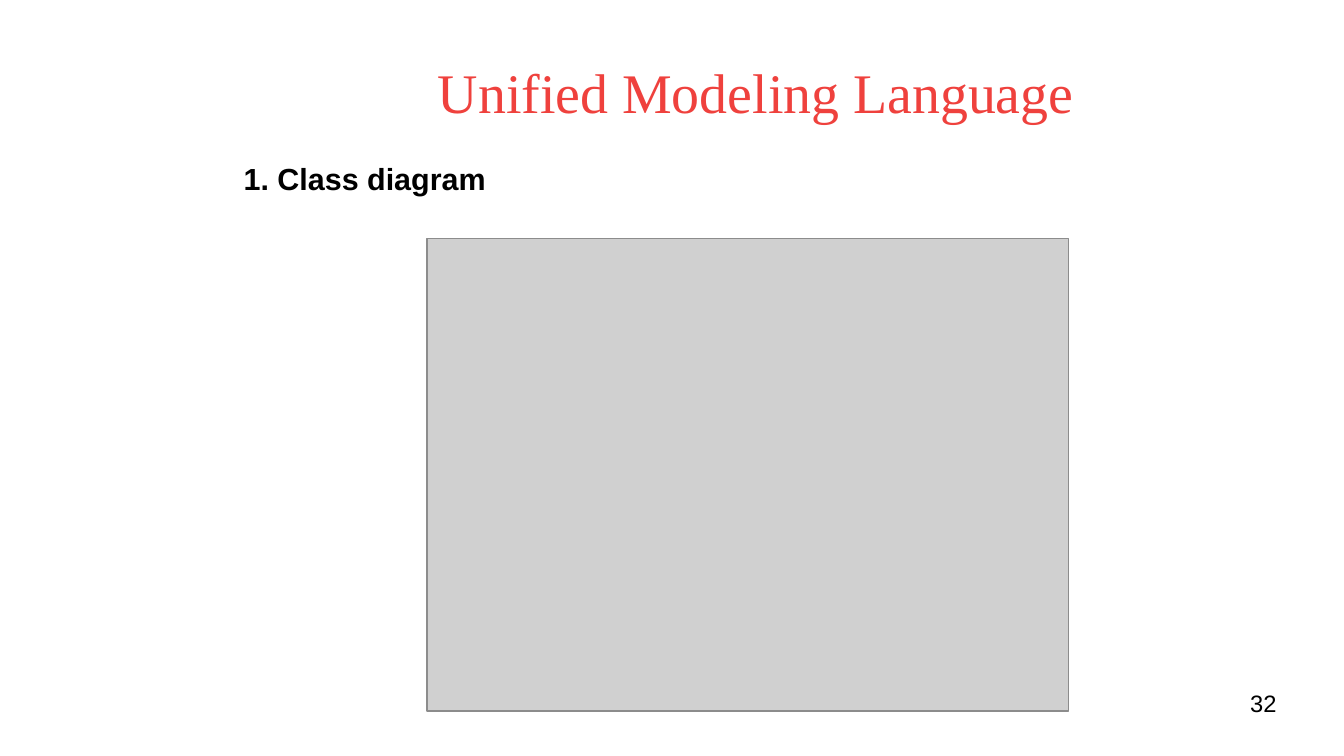
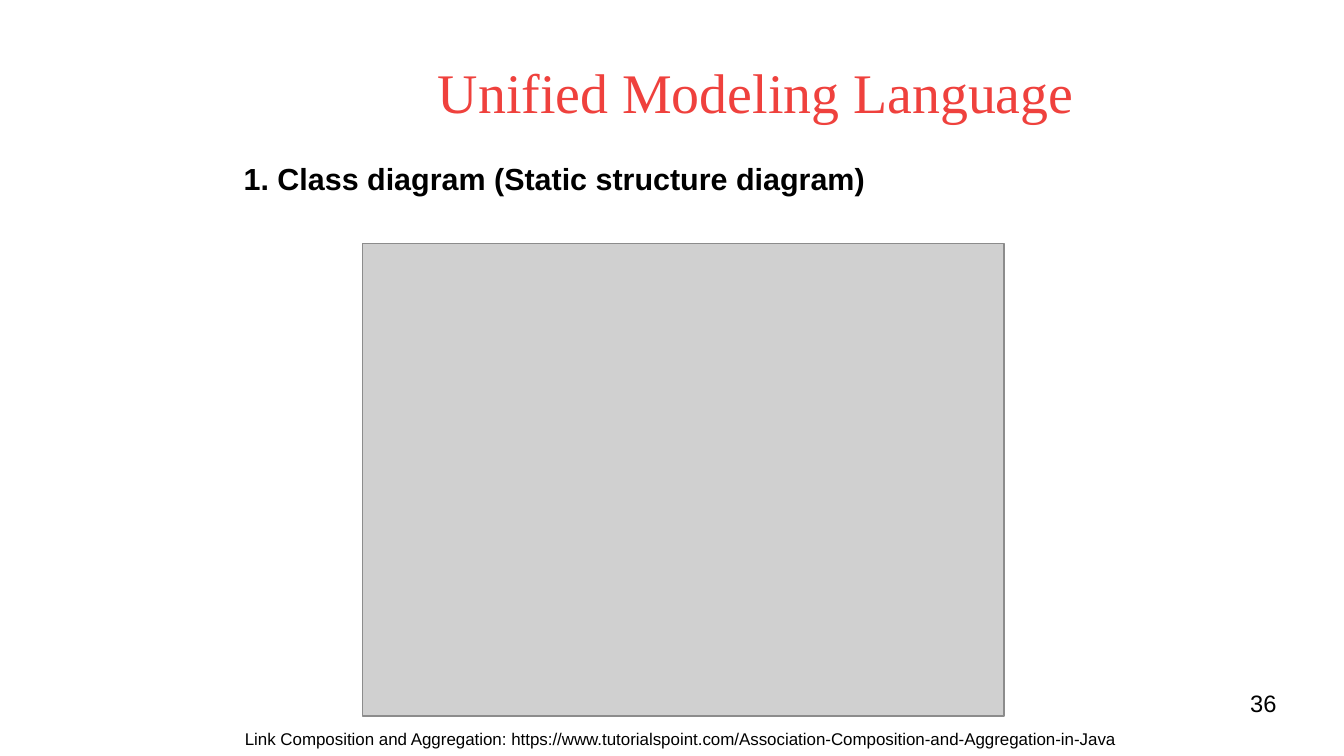
Before and after one commit to voducman/new, a slide deck: slide 36 of UML Presents.odp (slide 32 before the commit). Drawn at 1344x756 pixels with LibreOffice and Linux fonts; fonts in the diff are those of the drawing; grey boxes stand for pictures; background and template pictures are left out. Boxes give left, top, right and bottom in pixels: in the first picture for what was removed or moved away, otherwise in the second. Text is boxed around its words. In the diff, an @@ line names an element or a change of style, - is before the commit and + after.

```diff
--- a/UML Presents.odp
+++ b/UML Presents.odp
@@ text at <box>244,168,865,195</box>: text changed @@
-1. Class diagram
+1. Class diagram (Static structure diagram)
@@ picture: place and size @@
-picture at <box>427,239,1068,711</box>
+picture at <box>363,244,1005,716</box>
@@ page number at <box>1250,695,1276,713</box>: text changed @@
-32
+36
@@ text added at <box>245,732,1115,749</box>, 10 pt, text #000000 @@
+Link Composition and Aggregation: https://www.tutorialspoint.com/Association-Composition-and-Aggregation-in-Java
```
Also in this commit, not shown: 6 other slides changed, 5 slides added.
